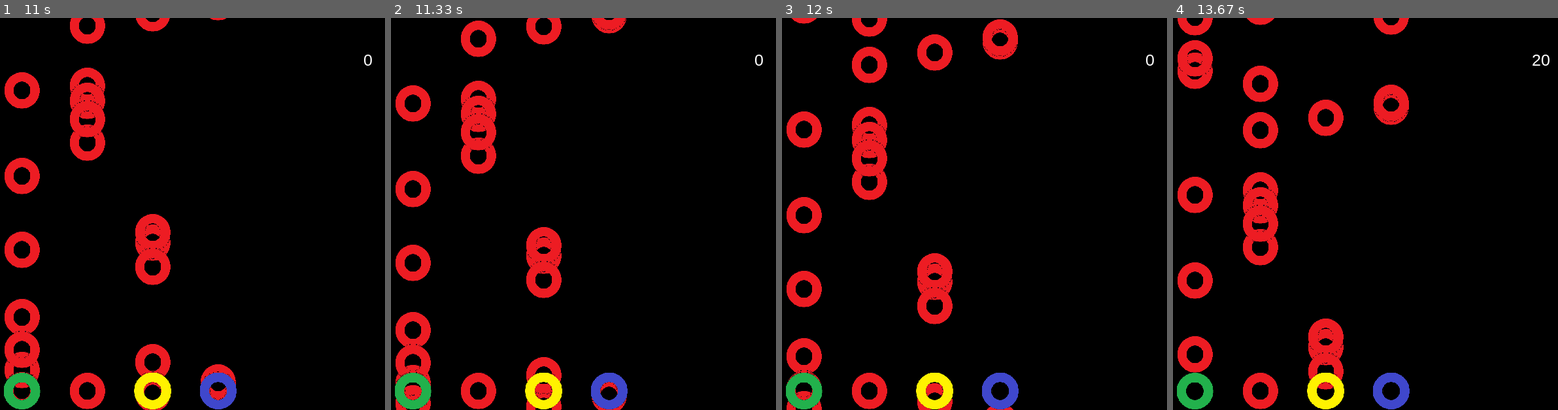
Above: before the commit, frames 1-4 (left to right).
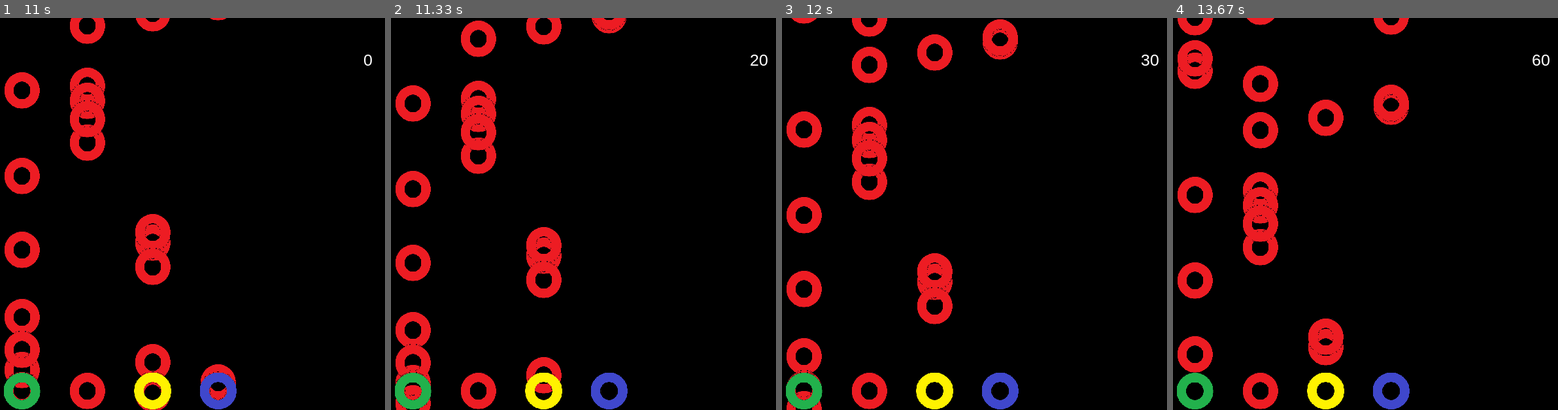
Above: after the commit, the same moments.

Repository: romulofff/gym-hero
Game: pygame game, started from src/game.py
The game is run twice, just before and just after one commit, with the same random seed, the same clock (stepped at 60 frames per second) and the same inputs.
Inputs:
- Up to frame 1 (11 s): tap F at 0.33 s
- Up to frame 2 (11.33 s): hold F from 11.3 s (still down); hold D from 11.3 s (still down)
- Up to frame 3 (12 s): release F at 11.77 s; release D at 11.77 s; hold D from 11.8 s (still down); tap F at 11.87 s
- Up to frame 4 (13.67 s): tap F at 12.17, 12.37, 12.67, 13.27, 13.57 s; release D at 12.27 s; hold A 12.3-12.83 s; hold A 13.2-13.6 s; hold D from 13.63 s (still down)

Frame 1 is identical in both runs. In frame 2, 0.3% of the frame differs, in the area x 35-98%, y 9-100%; in frame 3, 0.3%; in frame 4, 0.3%, in the area x 35-96%, y 9-95%.

Commit message:
Colliding all frets and removing notes after hit

Diff:
--- a/src/game.py
+++ b/src/game.py
@@ -133,8 +133,26 @@
         if event.type == pygame.KEYDOWN:
             if event.key == pygame.K_a and len(green_notes_hit_list) > 0:
                 green_notes_hit_list[0].update(True)
+                # print('Pressed Green')
                 score += 10
 
+            if event.key == pygame.K_s and len(red_notes_hit_list) > 0:
+                red_notes_hit_list[0].update(True)
+                # print('Pressed Red')
+                score += 10
+
+            if event.key == pygame.K_d and len(yellow_notes_hit_list) > 0:
+                yellow_notes_hit_list[0].update(True)
+                # print('Pressed Yellow')
+                score += 10
+
+            if event.key == pygame.K_f and len(blue_notes_hit_list) > 0:
+                blue_notes_hit_list[0].update(True)
+                # print('Pressed Blue')
+                score += 10
+
+    if len(all_notes_list) == 0:
+        done = True
 
     screen.fill((0, 0, 0))
 
